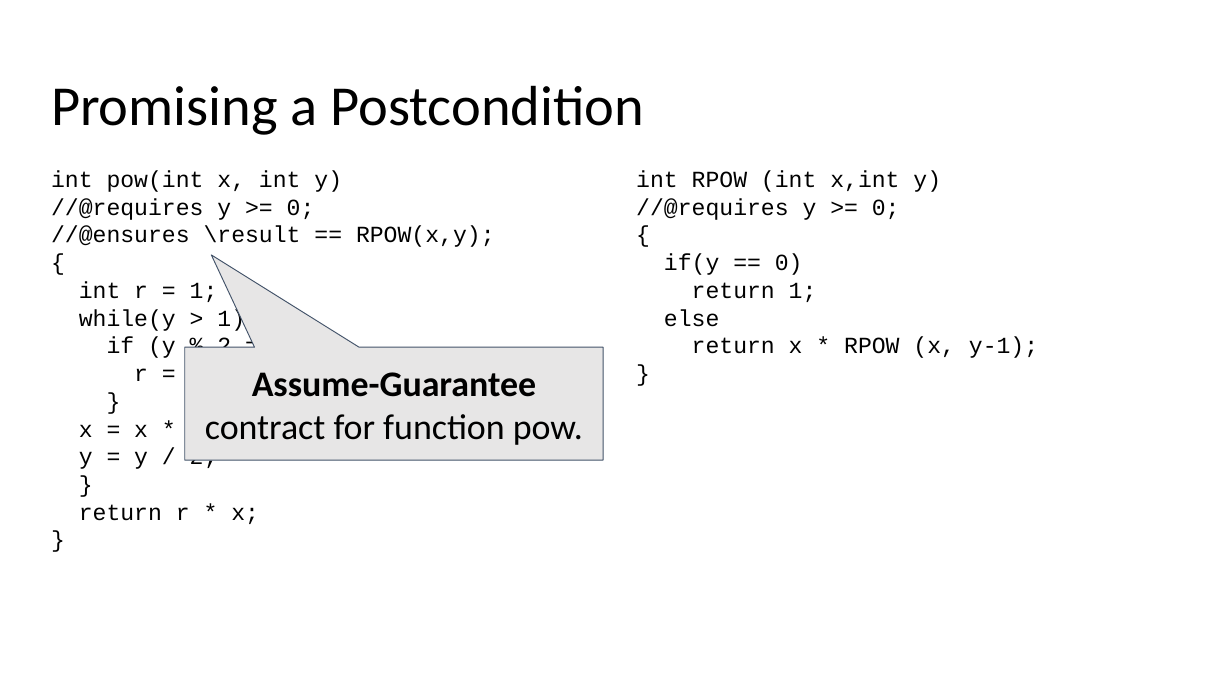
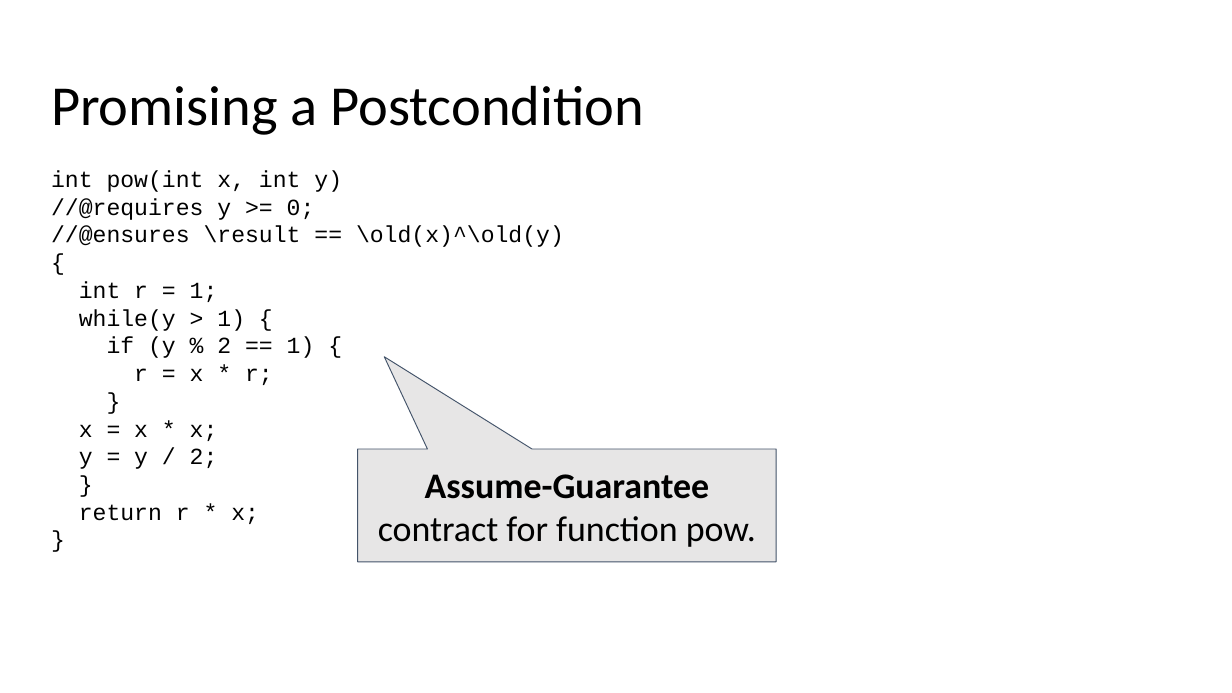
Before and after one commit to STAR-RG/testing-cin, a slide deck: slide 43 of testing-minicourse.pptx. Drawn at 1232x693 pixels with LibreOffice and Linux fonts; fonts in the diff are those of the drawing. Boxes give left, top, right and bottom in pixels: in the first picture for what was removed or moved away, otherwise in the second. Text is boxed around its words. In the diff, an @@ line names an element or a change of style, - is before the commit and + after.

```diff
--- a/testing-minicourse.pptx
+++ b/testing-minicourse.pptx
@@ text removed at [636,170,1038,358] @@
-int RPOW (int x,int y)
-//@requires y >= 0;
-{
-if(y == 0)
-return 1;
-else
-return x * RPOW (x, y-1);
-}
@@ text at [51,226,564,247]: text changed @@
-//@ensures \result == RPOW(x,y);
+//@ensures \result == \old(x)^\old(y)
@@ speech box "Assume-Guarantee contract for function pow.": place and size @@
-speech box "Assume-Guarantee contract for function pow." at [185,348,604,460]
+speech box "Assume-Guarantee contract for function pow." at [358,449,776,562]
```
Also in this commit, not shown: 4 other slides changed, 1 slide removed.
